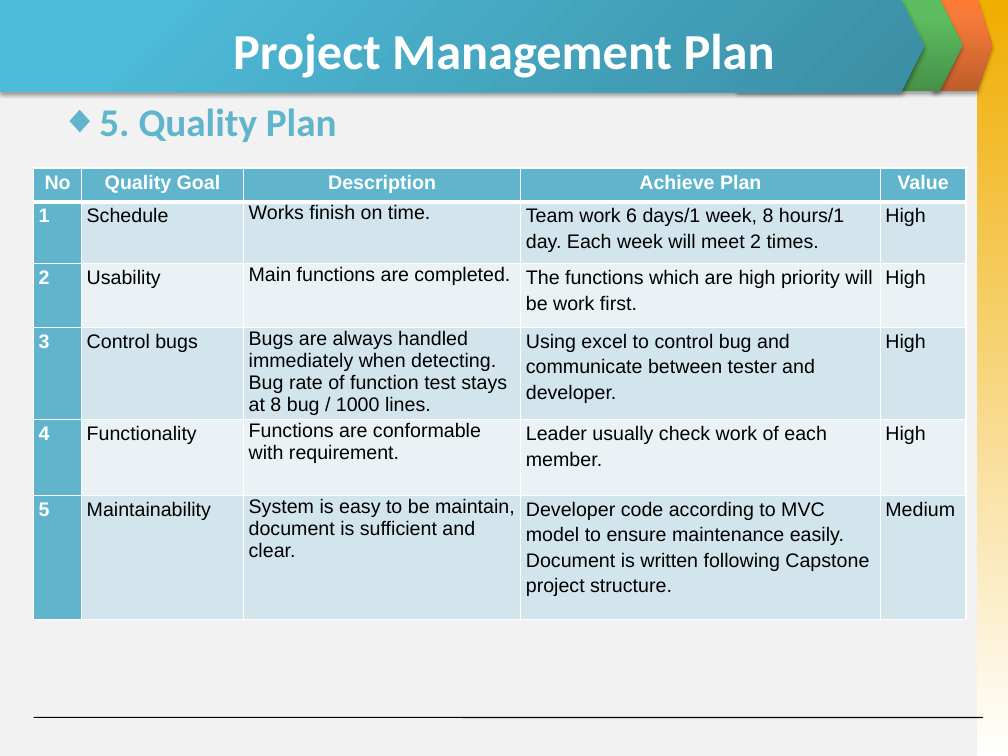
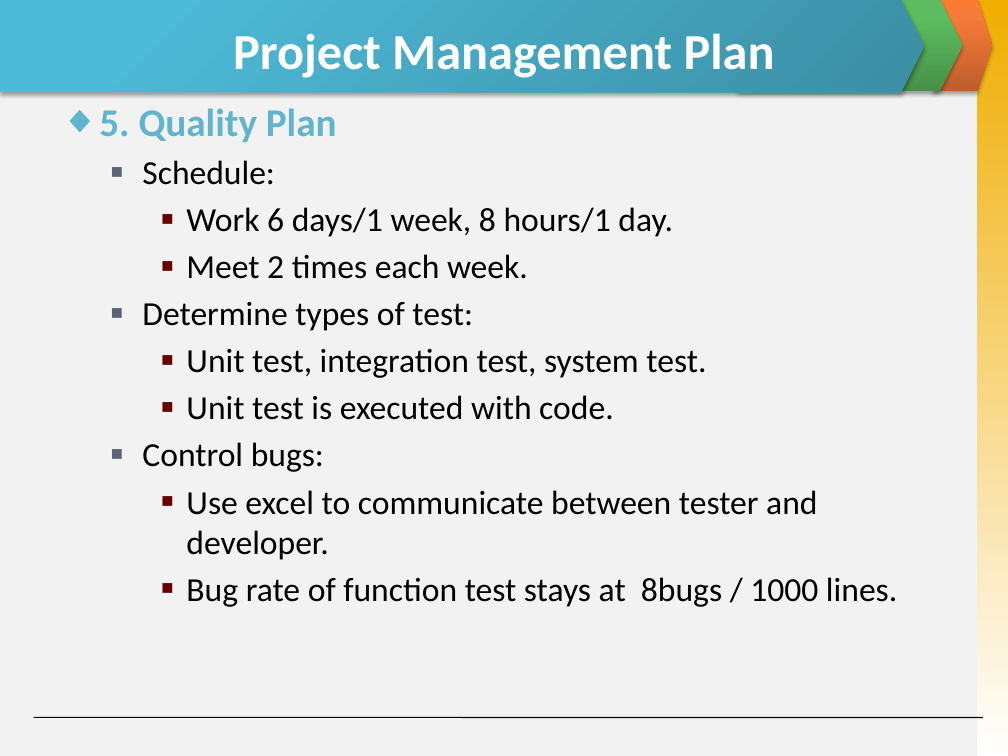
Before and after one commit to invisibleghost/e-learning-website, a slide deck: slide 14 of Document/Final report/Slide Present E-Learning.pptx (slide 15 before the commit). Drawn at 1008x756 pixels with LibreOffice and Linux fonts; fonts in the diff are those of the drawing. Boxes give left, top, right and bottom in pixels: in the first picture for what was removed or moved away, otherwise in the second. Text is boxed around its words. In the diff, an @@ line names an element or a change of style, - is before the commit and + after.

```diff
--- a/Document/Final report/Slide Present E-Learning.pptx
+++ b/Document/Final report/Slide Present E-Learning.pptx
@@ table removed at (x1=33, y1=168, x2=967, y2=622), 6 rows, 5 columns @@
-No | Quality Goal | Description | Achieve Plan | Value
-1 | Schedule | Works finish on time. | Team work 6 days/1 week, 8 hours/1 day. Each week will meet 2 times. | High
-2 | Usability | Main functions are completed. | The functions which are high priority will be work first. | High
-3 | Control bugs | Bugs are always handled immediately when detecting. Bug rate of function test stays at 8 bug / 1000 lines. | Using excel to control bug and communicate between tester and developer. | High
-4 | Functionality | Functions are conformable with requirement. | Leader usually check work of each member. | High
-5 | Maintainability | System is easy to be maintain, document is sufficient and clear. | Developer code according to MVC model to ensure maintenance easily. Document is written following Capstone project structure. | Medium
@@ text at (x1=142, y1=160, x2=897, y2=607): paragraphs added @@
+  ■ Schedule:
+    ■ Work 6 days/1 week, 8 hours/1 day.
+    ■ Meet 2 times each week.
+  ■ Determine types of test:
+    ■ Unit test, integration test, system test.
+    ■ Unit test is executed with code.
+  ■ Control bugs:
+    ■ Use excel to communicate between tester and developer.
+    ■ Bug rate of function test stays at 8bugs / 1000 lines.
```
Also in this commit, not shown: 6 other slides changed, 1 slide added, 1 slide removed.
